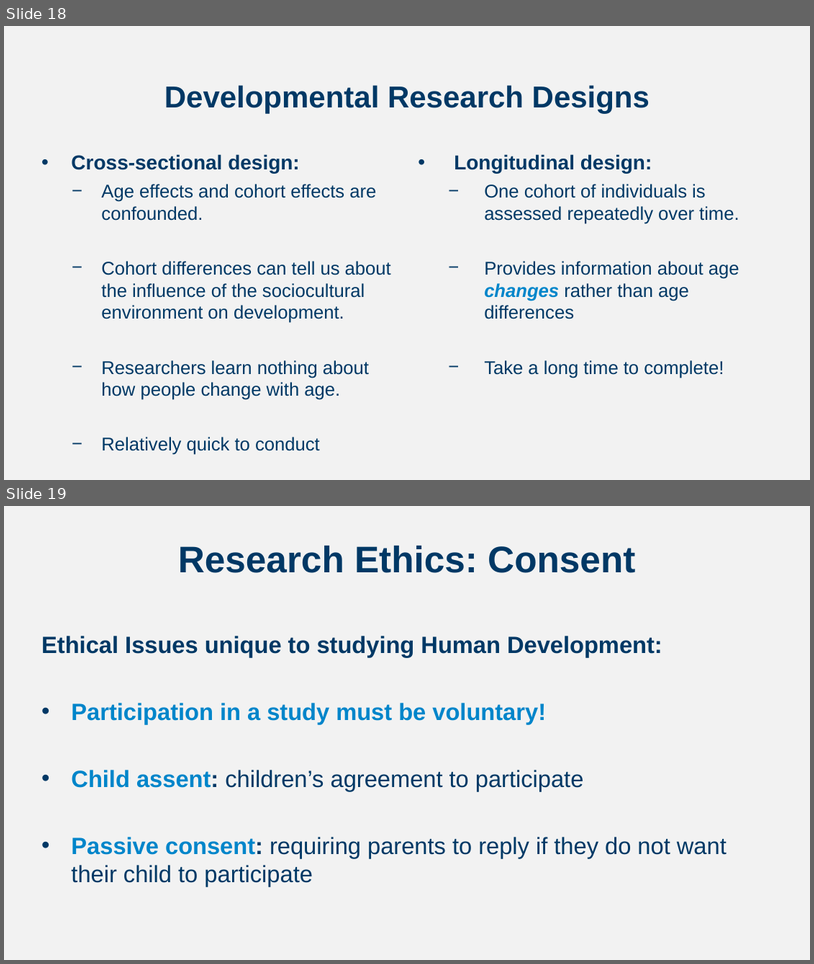
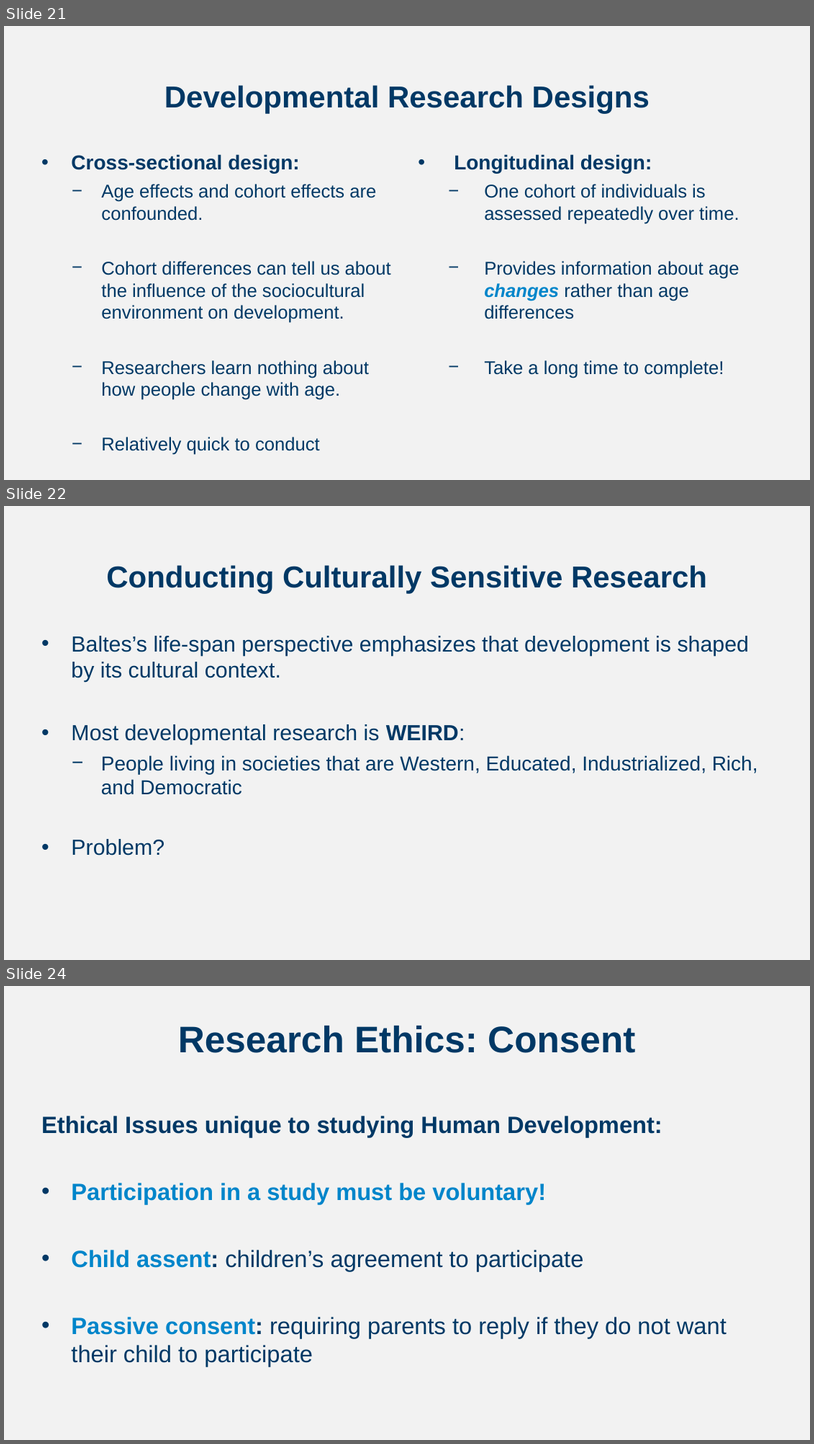
Before and after one commit to npm27/Teaching-Materials, a slide deck: Developmental Fall 24/Slides/Chapter 1.pptx. Shown one above the other, each under a label of ours: slides 18 and 19 before the commit, slides 21, 22 and 24 after it; the slides between them are not shown. The pictures are 814x964 and 814x1444 pixels, drawn with LibreOffice and Linux fonts; fonts in the diff are those of the drawing. Boxes give left, top, right and bottom in pixels: in the first picture for what was removed or moved away, otherwise in the second. Text is boxed around its words. In the diff, an @@ line names an element or a change of style, - is before the commit and + after.

```diff
--- a/Developmental Fall 24/Slides/Chapter 1.pptx
+++ b/Developmental Fall 24/Slides/Chapter 1.pptx
@@ slide 22 added at (4, 506, 810, 960), background #F2F2F2 @@
@@ title added at (106, 565, 707, 593), 36 pt, text #003865, bold @@
+Conducting Culturally Sensitive Research
@@ text added at (71, 636, 759, 855), 26 pt, text #003865 @@
+• Baltes’s life-span perspective emphasizes that development is shaped by its cultural context.
+• Most developmental research is WEIRD:
+  − People living in societies that are Western, Educated, Industrialized, Rich, and Democratic
+• Problem?
@@ what was slide 18 is now slide 21 @@
@@ what was slide 19 is now slide 24 @@
```
Also in this commit, not shown: 5 other slides added, 7 other files.
